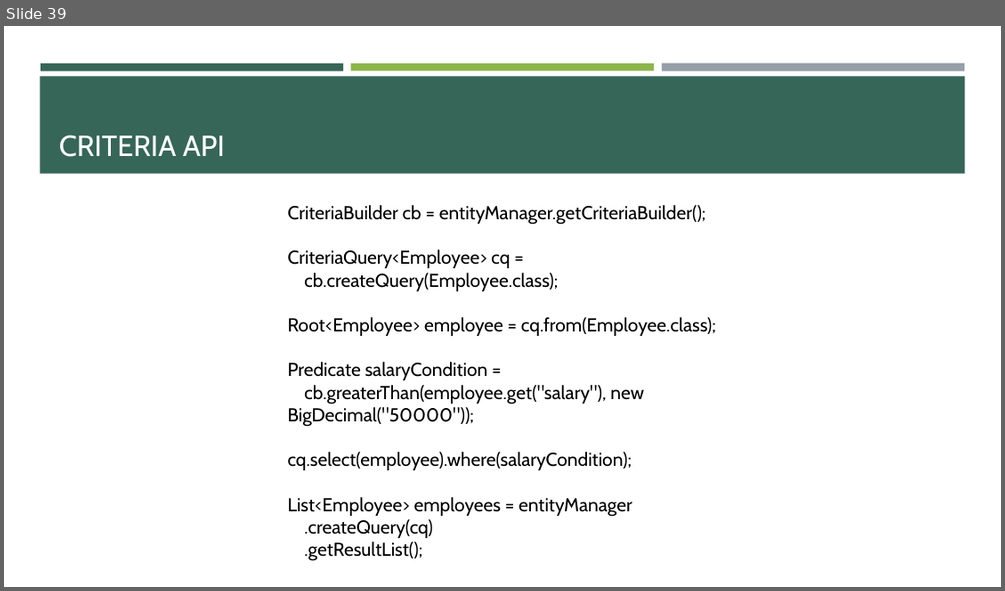
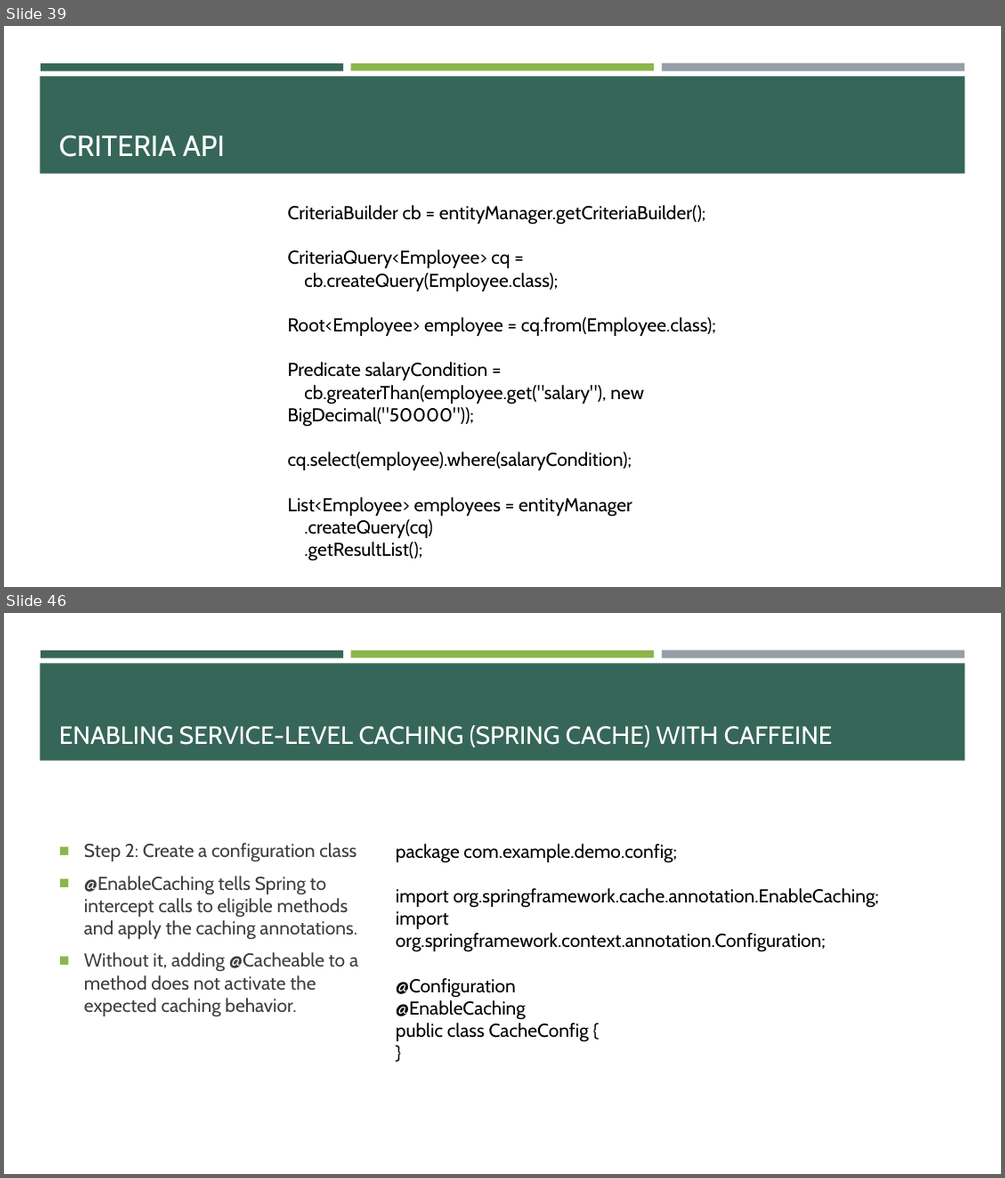
Before and after one commit to e-m-wilson/java-fs, a slide deck: Week_6/02_Hibernate_JPA_&_REST.pptx. Shown one above the other, each under a label of ours: slide 39 before the commit, slides 39 and 46 after it; the slides between them are not shown. The pictures are 1005x591 and 1005x1178 pixels, drawn with LibreOffice and Linux fonts; fonts in the diff are those of the drawing. Boxes give left, top, right and bottom in pixels: in the first picture for what was removed or moved away, otherwise in the second. Text is boxed around its words. In the diff, an @@ line names an element or a change of style, - is before the commit and + after.

```diff
--- a/Week_6/02_Hibernate_JPA_&_REST.pptx
+++ b/Week_6/02_Hibernate_JPA_&_REST.pptx
@@ slide 46 added at [4,613,1001,1174], background #FFFFFF; not listed: 4 template elements that a slide beside it also shows @@
@@ title added at [59,725,833,747], 24 pt, text #FFFFFF @@
+ENABLING SERVICE-LEVEL CACHING (SPRING CACHE) WITH CAFFEINE
@@ text added at [84,843,358,1017], 18 pt, text #3D3D3D @@
+■ Step 2: Create a configuration class
+■ @EnableCaching tells Spring to intercept calls to eligible methods and apply the caching annotations.
+■ Without it, adding @Cacheable to a method does not activate the expected caching behavior.
@@ text added at [396,844,880,1042], 18 pt, text #000000 @@
+package com.example.demo.config;
+import org.springframework.cache.annotation.EnableCaching;
+import org.springframework.context.annotation.Configuration;
+@Configuration
+@EnableCaching
+public class CacheConfig {
+}
```
Also in this commit, not shown: 9 other slides added, 30 other files.
